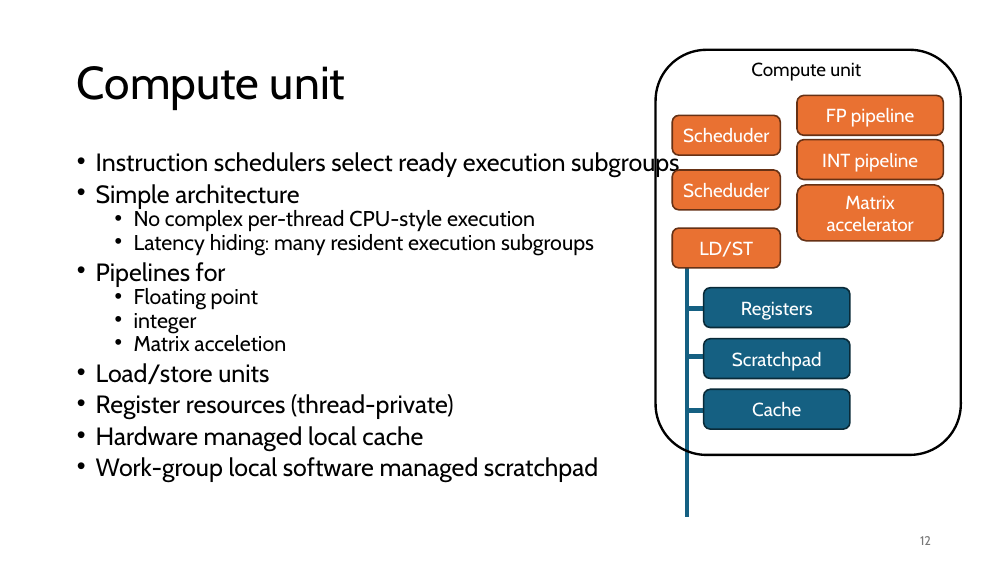
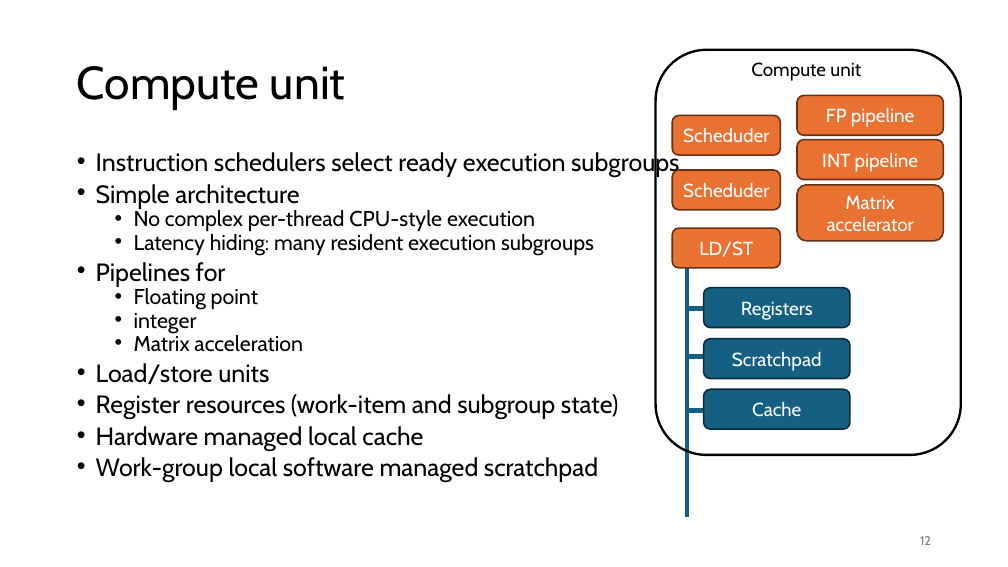
Before and after one commit to gjbex/GPU-programming, a slide deck: slide 12 of gpu_programming.pptx. Drawn at 1008x567 pixels with LibreOffice and Linux fonts; fonts in the diff are those of the drawing. Boxes give left, top, right and bottom in pixels: in the first picture for what was removed or moved away, otherwise in the second. Text is boxed around its words. In the diff, an @@ line names an element or a change of style, - is before the commit and + after.

```diff
--- a/gpu_programming.pptx
+++ b/gpu_programming.pptx
@@ text at <box>134,333,303,352</box>: text changed @@
-  • Matrix acceletion
+  • Matrix acceleration
@@ text at <box>96,394,618,419</box>: text changed @@
-• Register resources (thread-private)
+• Register resources (work-item and subgroup state)
```
Also in this commit, not shown: 10 other slides changed, 5 slides added, 6 slides removed.
